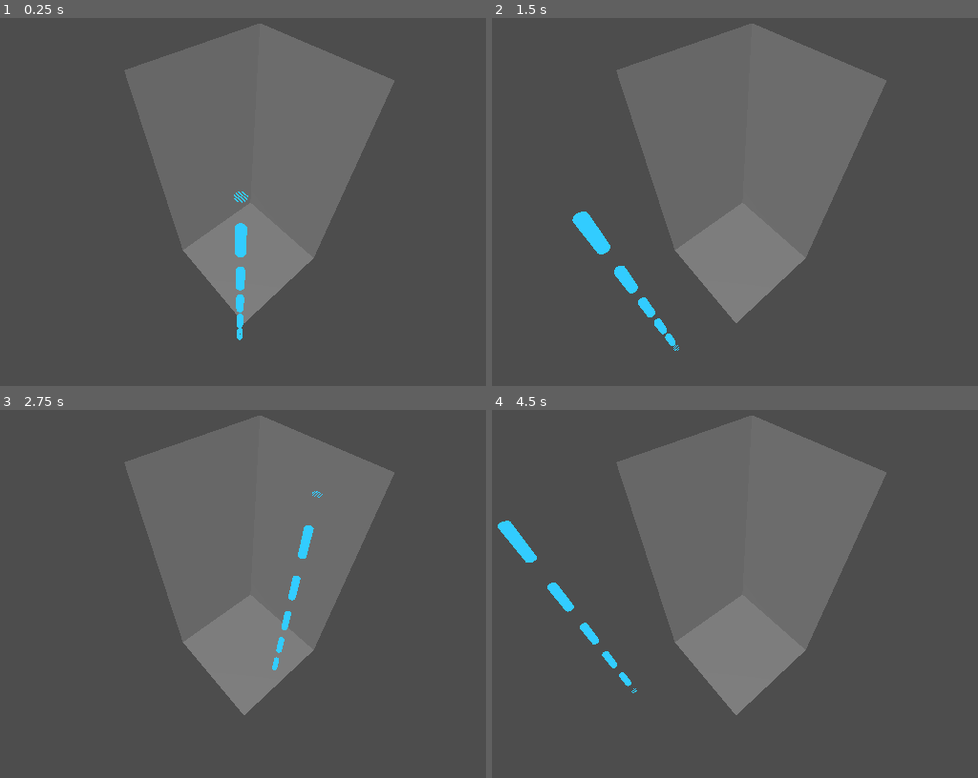
Above: before the commit, frames 1-4 (two rows, left to right).
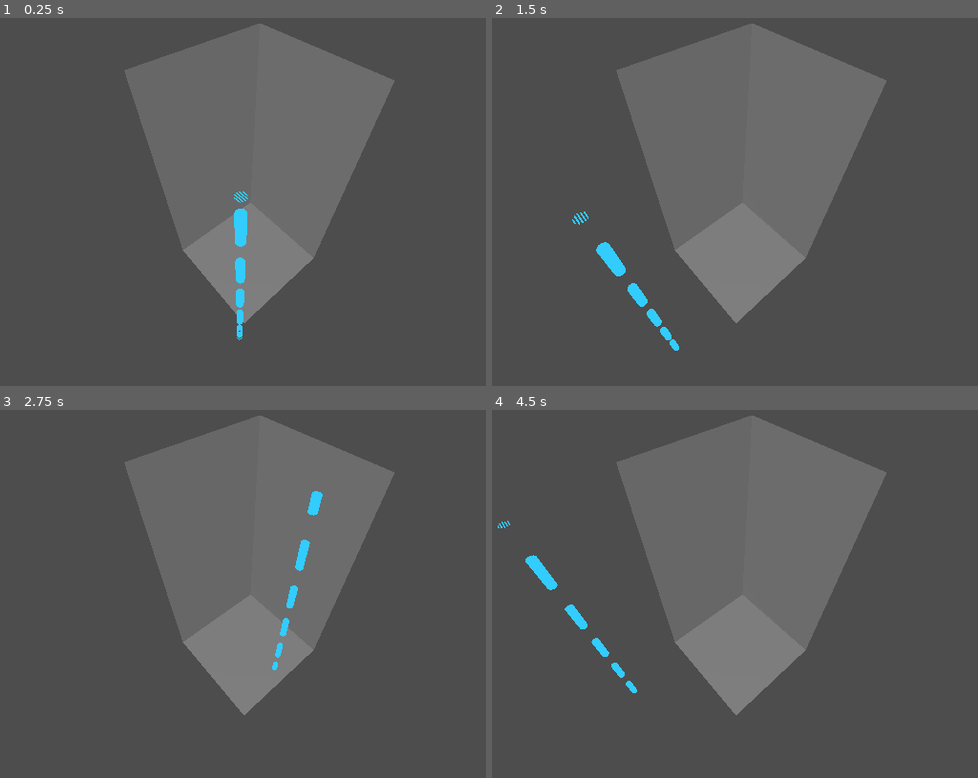
Above: after the commit, the same moments.

Repository: cliveleehere/fruitmerge3d
Game: Godot game, scene res://game.tscn
Same seed, same stepped clock (60 frames per second), same inputs: the game is played once before the commit and once after it.
Inputs (mouse positions are in pixels of both pictures, inside the frame that each line leads up to):
- Up to frame 1 (0.25 s): no input
- Up to frame 2 (1.5 s): tap Enter at 0.5 s; move the mouse to (900, 176) at 0.52 s; move the mouse to (579, 216) at 1.27 s
- Up to frame 3 (2.75 s): move the mouse to (315, 494) at 2.02 s
- Up to frame 4 (4.5 s): move the mouse to (696, 674) at 2.77 s; move the mouse to (963, 652) at 3.52 s; move the mouse to (506, 524) at 4.27 s

The runs differ from the first frame. In frame 1, 0.4% of the frame differs, in the area x 48-52%, y 47-88%; in frame 2, 0.7%; in frame 3, 0.4%; in frame 4, 0.9%, in the area x 1-30%, y 30-77%.

Commit message:
Cursor material speed parameter set to .1

Diff:
--- a/cursor/cursor.gdshader
+++ b/cursor/cursor.gdshader
@@ -5,7 +5,7 @@
 uniform vec4 line_color : source_color = vec4(0.2, 0.8, 1.0, 1.0);
 uniform float dash_count = 10.0;
 uniform float dash_length = .5;
-uniform float speed = .1;
+uniform float speed = 0.1;
 
 void fragment() {
     float y = UV.y;
--- a/cursor/cursor.tscn
+++ b/cursor/cursor.tscn
@@ -9,7 +9,7 @@
 shader_parameter/line_color = Color(0.2, 0.8, 1, 1)
 shader_parameter/dash_count = 10.0
 shader_parameter/dash_length = 0.5
-shader_parameter/speed = 1.0
+shader_parameter/speed = 0.1
 
 [sub_resource type="CylinderMesh" id="CylinderMesh_q0vrm"]
 material = SubResource("ShaderMaterial_gyd2p")
